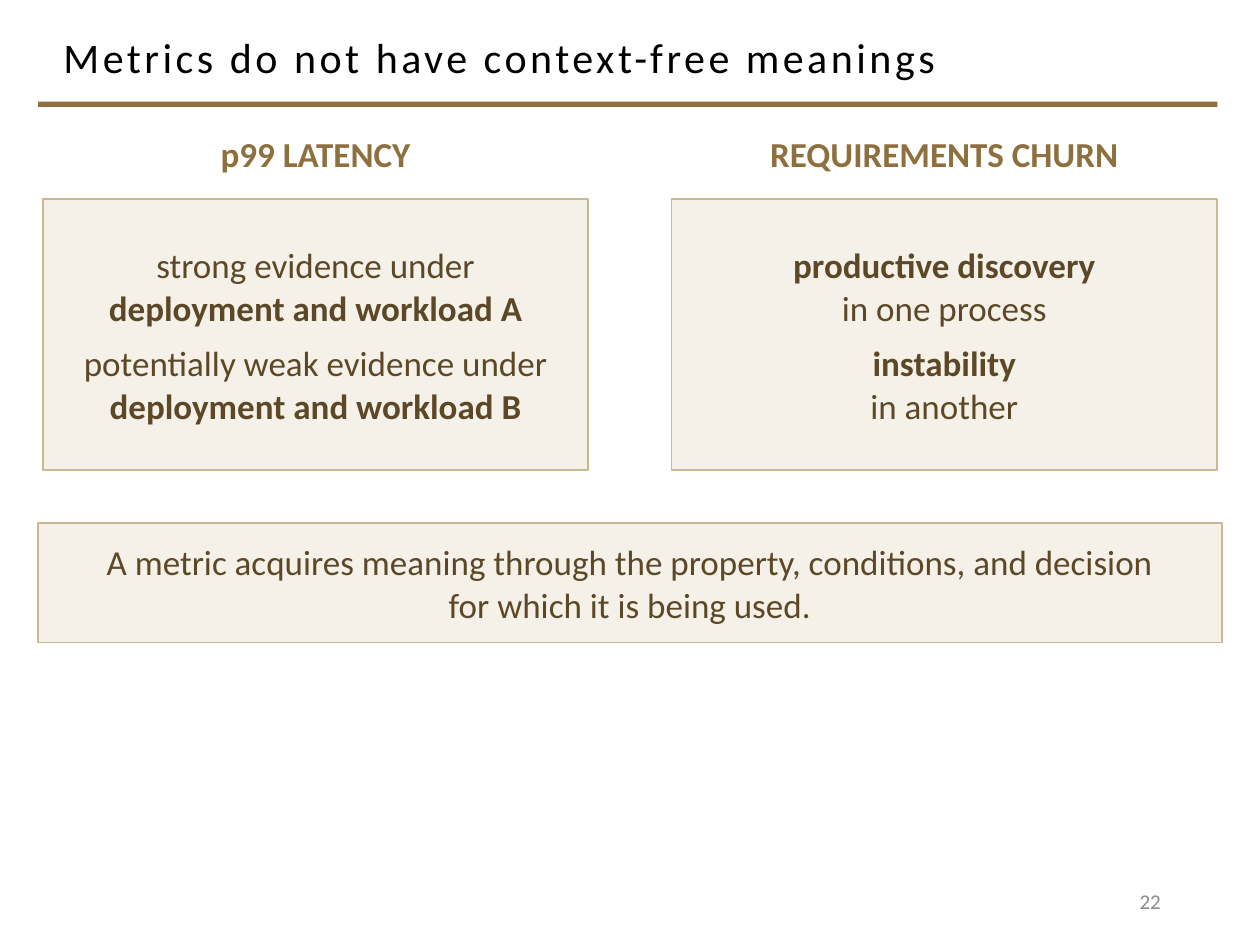
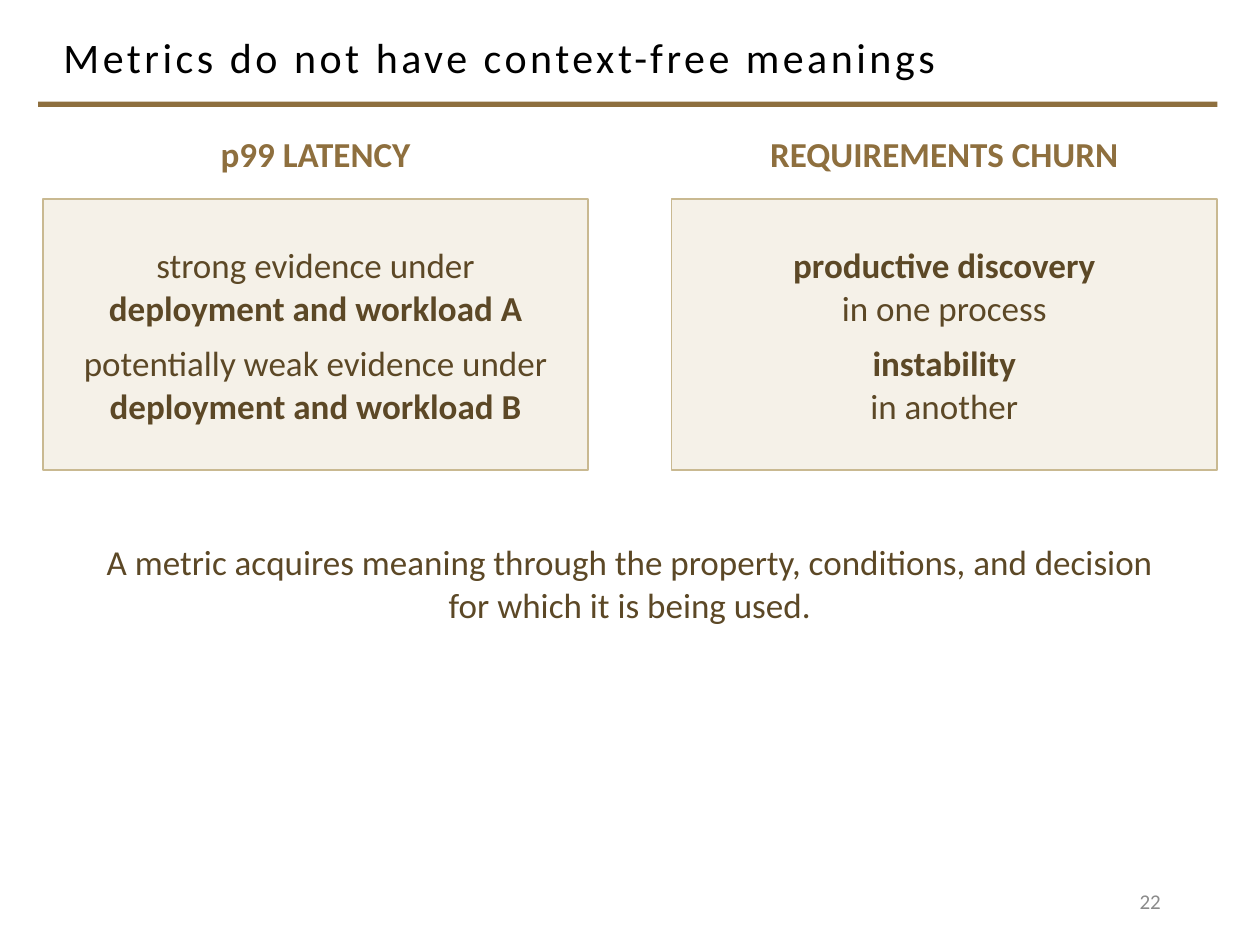
Before and after one commit to davisjam/model-based-agentic-software-engineering, a slide deck: slide 22 of course/lectures/act-1-foundations/09-engineering-decision-making-and-metrics/1-9-Engineering-Decision-Making-and-Metrics.pptx. Drawn at 1260x945 pixels with LibreOffice and Linux fonts; fonts in the diff are those of the drawing; background and template pictures are left out. Boxes give left, top, right and bottom in pixels: in the first picture for what was removed or moved away, otherwise in the second. Text is boxed around its words. In the diff, an @@ line names an element or a change of style, - is before the commit and + after.

```diff
--- a/course/lectures/act-1-foundations/09-engineering-decision-making-and-metrics/1-9-Engineering-Decision-Making-and-Metrics.pptx
+++ b/course/lectures/act-1-foundations/09-engineering-decision-making-and-metrics/1-9-Engineering-Decision-Making-and-Metrics.pptx
@@ text "A metric acquires meaning through ...": place and size @@
-text "A metric acquires meaning through ..." at [38, 523, 1222, 643]
+text "A metric acquires meaning through ..." at [107, 550, 1152, 624]
@@ text "A metric acquires meaning through ..." at [107, 550, 1152, 624]: fill #F5F1E8 to none; outline #C9B991 1 pt to none @@
```
Also in this commit, not shown: 11 other slides changed.
